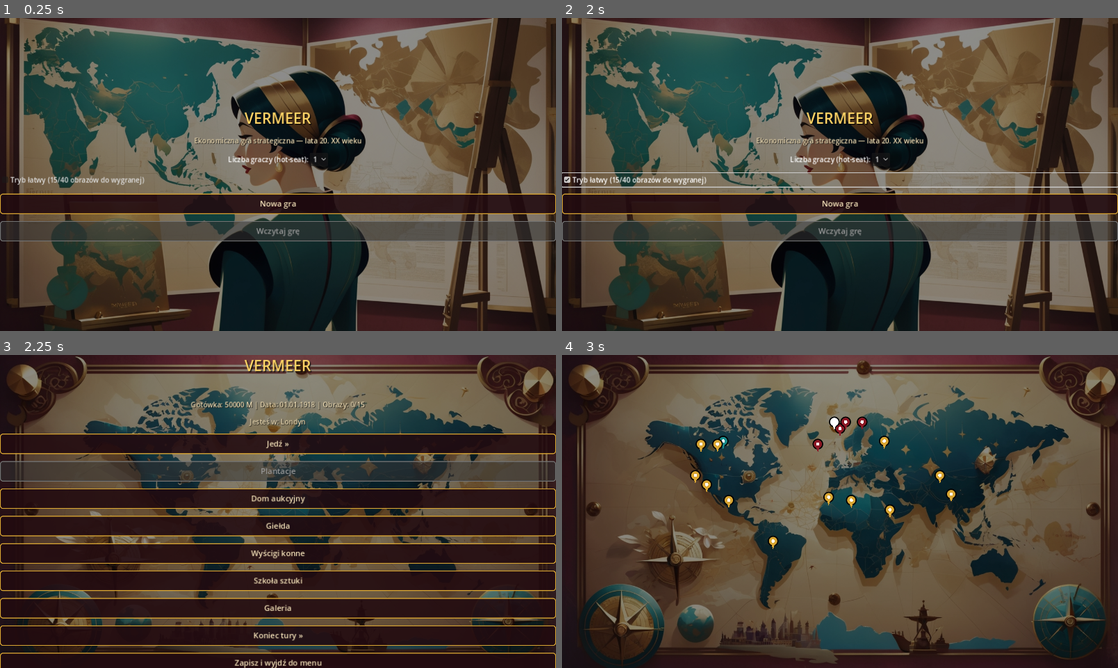
Above: before the commit, frames 1-4 (two rows, left to right).
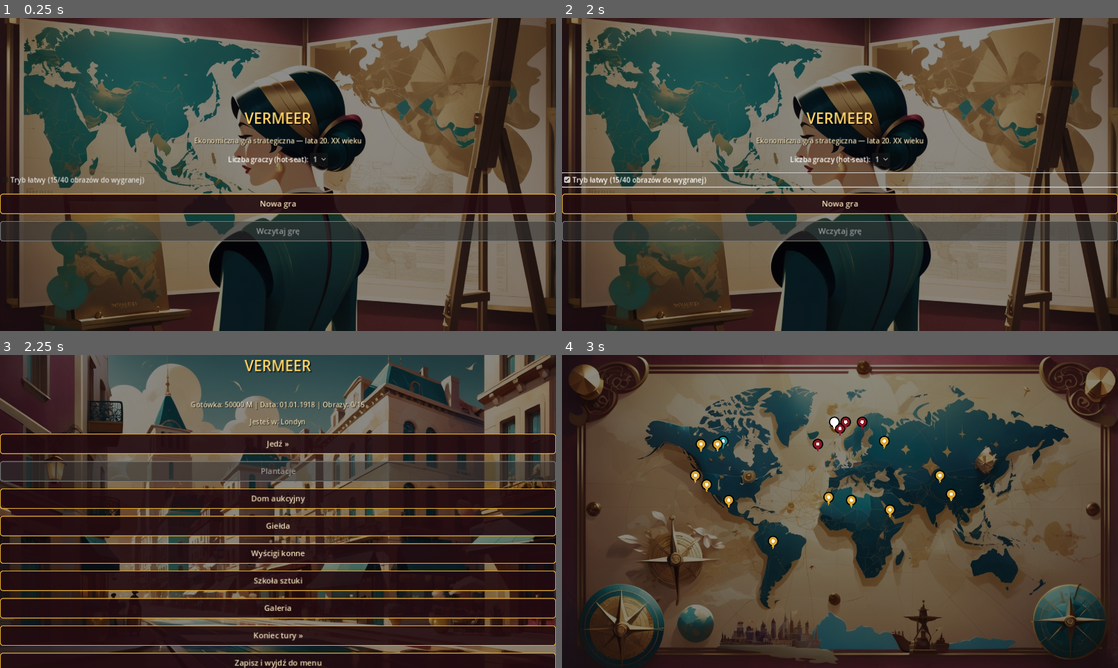
Above: after the commit, the same moments.

Repository: cinekm20/the-forger-retro-tycoon
Game: Godot game, scene res://scenes/main_menu/MainMenu.tscn
The game is run twice, just before and just after one commit, with the same random seed, the same clock (stepped at 60 frames per second) and the same inputs.
Inputs:
- Up to frame 1 (0.25 s): no input
- Up to frame 2 (2 s): click "1" at 0.5 s; click "Tryb łatwy (15/40 obrazów do …" at 1.25 s
- Up to frame 3 (2.25 s): click "Nowa gra" at 2 s
- Up to frame 4 (3 s): click "Jedź »" at 2.75 s

Frames 1-2 are identical in both runs. In frame 3, 37% of the frame differs, in the area x 0-100%, y 0-96%; in frame 4, nothing differs.

Commit message:
Podepnij pierwsze dwa tła regionalne Huba (Europa, port tropikalny)
Dodane grafiki: region_europe.jpg (europejska ulica z wieżą zegarową) i
region_tropical_port.jpg (tropikalny port z łodziami) — wygenerowane wg
promptów z docs/GRAFIKA_LEONARDO.md §2.1. Hub.gd REGION_BACKGROUNDS
mapuje je na regiony z Cities.gd: "europe" -> region_europe.jpg,
"south_america"/"central_america" -> region_tropical_port.jpg (ten sam
plik dla obu, bo w oryginalnym planie promptów to jedna grupa
stylistyczna "Ameryka tropikalna").

Brakujące regiony (asia, africa, north_america) nadal używają
FALLBACK_BACKGROUND, dopóki nie powstaną kolejne szablony.

Diff:
--- a/game/scenes/hub/Hub.gd
+++ b/game/scenes/hub/Hub.gd
@@ -18,12 +18,17 @@
 	"Galeria": "res://scenes/gallery/Gallery.tscn",
 }
 
-## Tła wg regionu aktualnej lokalizacji — na razie puste (czekamy na
-## wygenerowanie 5 szablonów regionalnych, docs/GRAFIKA_LEONARDO.md §2.1),
-## FALLBACK_BACKGROUND używane, dopóki dany region nie ma własnej grafiki.
-## Uzupełnij np. REGION_BACKGROUNDS["europe"] = "res://art/backgrounds/region_europe.jpg"
-## gdy grafika będzie gotowa — nic więcej nie trzeba zmieniać w kodzie.
-const REGION_BACKGROUNDS := {}
+## Tła wg regionu aktualnej lokalizacji (docs/GRAFIKA_LEONARDO.md §2.1).
+## south_america i central_america dzielą jeden szablon "tropikalny port"
+## (Rio/Bogota/Gwatemala/Meksyk w oryginalnym planie to jedna grupa
+## stylistyczna, mimo że w Cities.gd mają dwa różne klucze region).
+## Brakujące regiony (asia, africa, north_america) używają na razie
+## FALLBACK_BACKGROUND, dopóki nie powstaną kolejne szablony.
+const REGION_BACKGROUNDS := {
+	"europe": "res://art/backgrounds/region_europe.jpg",
+	"south_america": "res://art/backgrounds/region_tropical_port.jpg",
+	"central_america": "res://art/backgrounds/region_tropical_port.jpg",
+}
 const FALLBACK_BACKGROUND := "res://art/backgrounds/hub_map.jpg"
 
 var status_label: Label
Binary file added: game/art/backgrounds/region_europe.jpg
Binary file added: game/art/backgrounds/region_tropical_port.jpg
Not shown, changed: docs/GRAFIKA_LEONARDO.md
